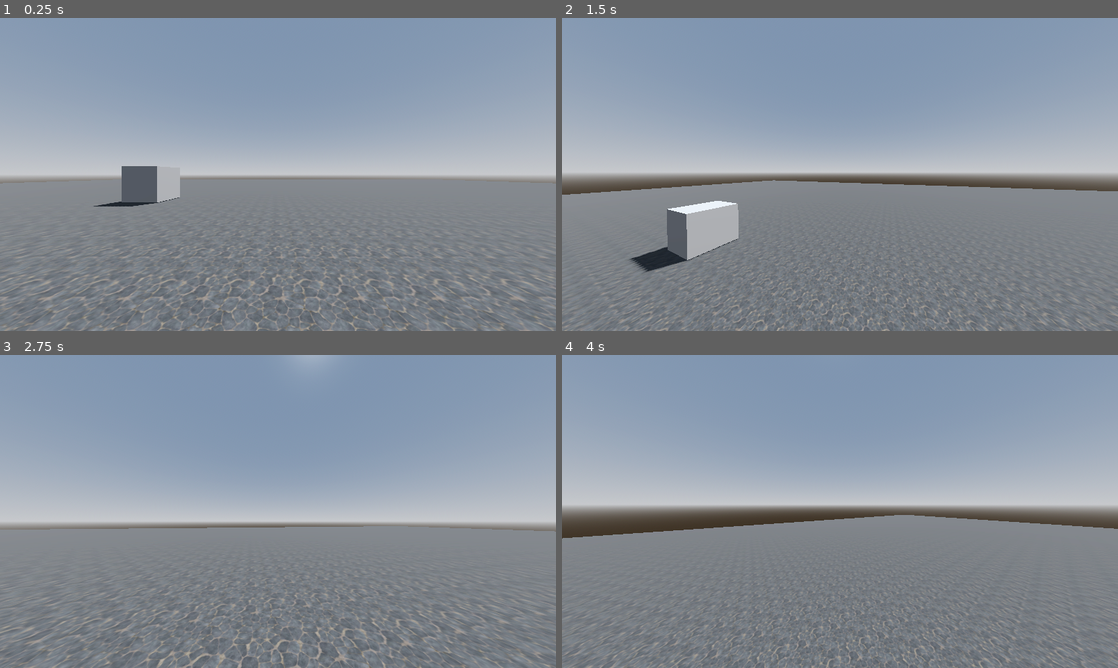
Above: before the commit, frames 1-4 (two rows, left to right).
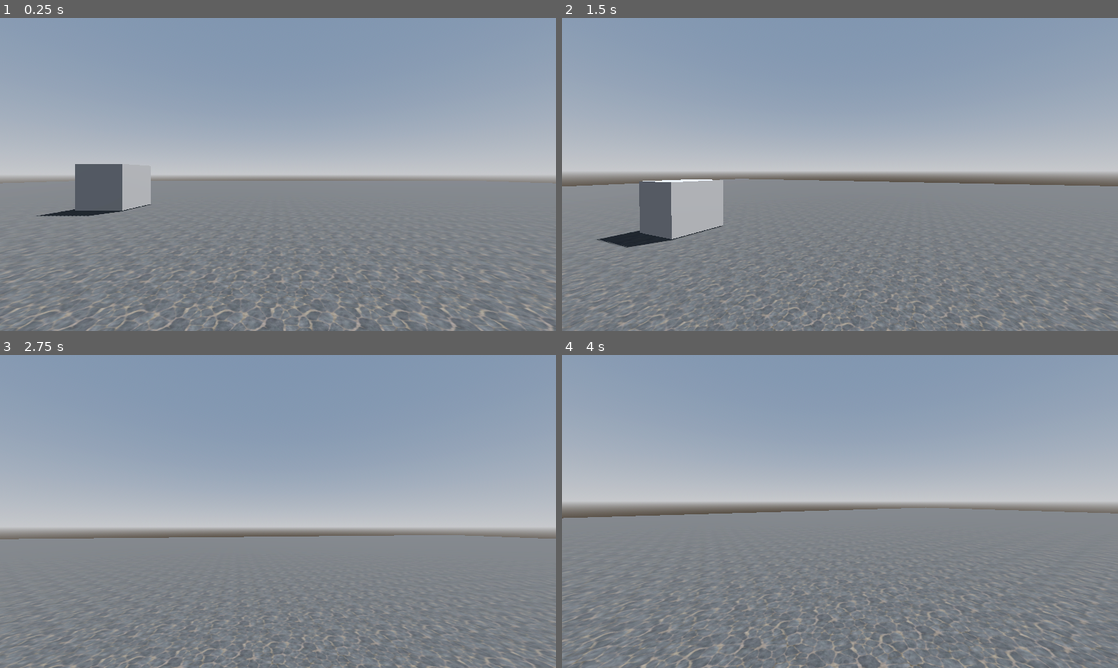
Above: after the commit, the same moments.

Repository: Kmagameguy/FPS-Test
Game: Godot game, scene res://Scenes/world.tscn
Same seed, same stepped clock (60 frames per second), same inputs: the game is played once before the commit and once after it.
Inputs (mouse positions are in pixels of both pictures, inside the frame that each line leads up to):
- Up to frame 1 (0.25 s): no input
- Up to frame 2 (1.5 s): move the mouse to (867, 174) at 0.52 s; hold Shift (sprint) 0.53-1.28 s; hold W (forward) from 0.53 s (still down); tap Space (jump) at 0.77, 1.07 s; tap Ctrl (tiptoe) at 0.8, 1.35 s; move the mouse to (812, 174) at 1.27 s
- Up to frame 3 (2.75 s): keep holding W (forward); tap Space (jump) at 1.52, 1.55, 1.82, 2.1 s; move the mouse to (289, 505) at 2.02 s; hold Shift (sprint) from 2.03 s (still down)
- Up to frame 4 (4 s): keep holding W (forward); move the mouse to (834, 517) at 2.77 s; release Shift (sprint) at 2.78 s; tap Shift (sprint) at 2.85 s; tap Space (jump) at 3.02, 3.32, 3.77, 3.8 s; tap Ctrl (tiptoe) at 3.05 s; move the mouse to (878, 514) at 3.52 s; hold Ctrl (tiptoe) from 3.53 s (still down)

The runs differ from the first frame. In frame 1, 7.4% of the frame differs, in the area x 0-100%, y 46-100%; in frame 2, 7.6%; in frame 3, 7.3%; in frame 4, 9.7%, in the area x 0-100%, y 47-100%.

Commit message:
Move Most Thing to State Machine

Diff:
--- a/Scenes/player_controller.tscn
+++ b/Scenes/player_controller.tscn
@@ -1,6 +1,14 @@
-[gd_scene load_steps=4 format=3 uid="uid://7v5q1i10fneg"]
+[gd_scene load_steps=12 format=3 uid="uid://7v5q1i10fneg"]
 
 [ext_resource type="Script" path="res://Scripts/Player.gd" id="1_m2e61"]
+[ext_resource type="Script" path="res://Scripts/player_state_machine.gd" id="2_033c6"]
+[ext_resource type="Script" path="res://Scripts/player_idle_state.gd" id="3_3uyrk"]
+[ext_resource type="Script" path="res://Scripts/player_walk_state.gd" id="4_2vd8x"]
+[ext_resource type="Script" path="res://Scripts/player_tip_toe_state.gd" id="4_16a1l"]
+[ext_resource type="Script" path="res://Scripts/player_jump_state.gd" id="4_l6q85"]
+[ext_resource type="Script" path="res://Scripts/player_fall_state.gd" id="4_lomln"]
+[ext_resource type="Script" path="res://Scripts/player_sprint_state.gd" id="5_d13fw"]
+[ext_resource type="Script" path="res://Scripts/player_double_jump_state.gd" id="5_jalsx"]
 
 [sub_resource type="CapsuleMesh" id="CapsuleMesh_i5u8c"]
 
@@ -23,3 +31,28 @@
 transform = Transform3D(1, 0, 0, 0, 1, 0, 0, 0, 1, 0, 1.61846, 0.338459)
 
 [node name="PlayerView" type="Camera3D" parent="Head"]
+
+[node name="PlayerStateMachine" type="Node" parent="." node_paths=PackedStringArray("CURRENT_STATE")]
+script = ExtResource("2_033c6")
+CURRENT_STATE = NodePath("PlayerIdleState")
+
+[node name="PlayerIdleState" type="Node" parent="PlayerStateMachine"]
+script = ExtResource("3_3uyrk")
+
+[node name="PlayerFallState" type="Node" parent="PlayerStateMachine"]
+script = ExtResource("4_lomln")
+
+[node name="PlayerJumpState" type="Node" parent="PlayerStateMachine"]
+script = ExtResource("4_l6q85")
+
+[node name="PlayerDoubleJumpState" type="Node" parent="PlayerStateMachine"]
+script = ExtResource("5_jalsx")
+
+[node name="PlayerTipToeState" type="Node" parent="PlayerStateMachine"]
+script = ExtResource("4_16a1l")
+
+[node name="PlayerSprintState" type="Node" parent="PlayerStateMachine"]
+script = ExtResource("5_d13fw")
+
+[node name="PlayerWalkState" type="Node" parent="PlayerStateMachine"]
+script = ExtResource("4_2vd8x")
--- a/Scripts/Player.gd
+++ b/Scripts/Player.gd
@@ -1,12 +1,7 @@
-extends CharacterBody3D
+class_name Player extends CharacterBody3D
 
 @onready var head = $Head
 @onready var player_view = $Head/PlayerView
-
-@export var WALK_SPEED   : float = 5.0
-@export var SPRINT_SPEED : float = 7.0
-@export var TIP_TOE_SPEED: float = 2.0
-@export var JUMP_VELOCITY: float = 4.5
 @export var BOB_FREQUENCY: float = 2.0
 @export var BASE_FOV     : float = 90.0
 @export var MOUSE_SENSITIVITY: float = 0.003
@@ -18,9 +13,17 @@
 const FLOOR_VELOCITY_MULTIPLIER: float = 7.0
 const AIR_VELOCITY_MULTIPLIER  : float = 3.0
 
+const STATES: Dictionary = {
+	IDLE    = { NAME = "PlayerIdleState", ACTION = null },
+	WALK    = { NAME = "PlayerWalkState", ACTION = null },
+	SPRINT  = { NAME = "PlayerSprintState", ACTION = "sprint" },
+	TIP_TOE = { NAME = "PlayerTipToeState", ACTION = "tiptoe"},
+	JUMP    = { NAME = "PlayerJumpState", ACTION = "jump" },
+	DOUBLE_JUMP = { NAME = "PlayerDoubleJumpState", ACTION = "jump" },
+	FALL    = { NAME = "PlayerFallState", ACTION = null }
+}
+
 var _t_bob: float = 0.0
-var _speed: float = WALK_SPEED
-var _is_double_jumping: bool = false
 # Get the gravity from the project settings to be synced with RigidBody nodes.
 var _gravity: float = ProjectSettings.get_setting("physics/3d/default_gravity")
 
@@ -44,87 +47,54 @@
 	return event is InputEventMouseMotion && Input.mouse_mode == Input.MOUSE_MODE_CAPTURED
 
 func _physics_process(delta: float) -> void:
-	# Add the gravity.
-	if _is_in_air():
+	if is_in_air():
 		# We don't apply headbob while jumping/falling so
 		# take this opportunity to reset the "bob time" counter.
 		# otherwise this would keep incrementing off into infinity.
 		# Be a little more memory efficient.
 		_t_bob = lerp(_t_bob, 0.0, delta * 0.5)
-		velocity.y -= _gravity * delta
-	else:
-		_is_double_jumping = false
-
-	# Handle jump.
-	# TODO: This won't let you double jump if you have just fallen off a ledge;
-	# you'll only be able to jump once
-	# Fix that.
-	if Input.is_action_just_pressed("jump") && is_on_floor():
-		velocity.y = JUMP_VELOCITY
-	elif Input.is_action_just_pressed("jump") && !_is_double_jumping:
-		if velocity.y <= JUMP_VELOCITY:
-			_is_double_jumping = true
-			# TODO: constantize these values of 1.5 and 5.  Not really sure how to calculate proper
-			# values for these inputs, just went off of in-game "feel" for the current values.
-			# TODO: Double jumping feels a bit floaty right now, especially when sprinting.
-			# Might need to back off these values a bit or consider whether double jump should be
-			# disabled when sprinting?
-			velocity.y = clamp(JUMP_VELOCITY * 1.5, JUMP_VELOCITY, 5)
 
 	# Get the input direction and handle the movement/deceleration.
-	var _input_dir: Vector2 = Input.get_vector("left", "right", "forward", "backward")
-	var _direction: Vector3 = (head.transform.basis * Vector3(_input_dir.x, 0, _input_dir.y)).normalized()
-
-	# I think this method of movement control is kinda broken.  Think there needs to be a separation of
-	# concerns between input (new/existing) and inertia.
-	# E.g. can't easily continue moving in a vector based on airspeed AND prevent user input from
-	# initiating sprint, for example, mid-air.
-	_update_velocity(_direction, delta)
+	# TODO: get rid of this commented code.  Keeping it here for now because it's a bit different
+	# than what's in the update_input method below.  need to test to see if there's any
+	# measurable difference between the implementations.
+	#var _input_dir: Vector2 = Input.get_vector("left", "right", "forward", "backward")
+	#var _direction: Vector3 = (head.transform.basis * Vector3(_input_dir.x, 0, _input_dir.y)).normalized()
 
 	# Head bob
+	# TODO: this is kinda broken, need to figure out a good way to fix it.
 	_t_bob += delta * velocity.length() * float(is_on_floor())
 
 	player_view.transform.origin = _headbob(_t_bob)
-	player_view.fov = lerp(player_view.fov, _calculate_fov(), delta * 8.0)
+	#player_view.fov = lerp(player_view.fov, _calculate_fov(_current_speed), delta * 0.8)
 
-	move_and_slide()
-
-func _update_velocity(direction: Vector3, delta: float) -> void:
-
-	_speed = _set_movement_speed()
-
-	if direction:
-		velocity.x = direction.x * _speed
-		velocity.z = direction.z * _speed
-	else:
-		var _multiplier: float = AIR_VELOCITY_MULTIPLIER if _is_in_air() else FLOOR_VELOCITY_MULTIPLIER
-		var _new_vector: Vector3 = Vector3.ZERO
-		_new_vector.x = lerp(velocity.x, direction.x * _speed, delta * _multiplier)
-		_new_vector.y = velocity.y
-		_new_vector.z = lerp(velocity.z, direction.z * _speed, delta * _multiplier)
-		velocity = _new_vector
-
-func _set_movement_speed() -> float:
-	# Avoid letting the player change between walking and sprinting while in the air.
-	if _is_in_air():
-		return _speed
-
-	if Input.is_action_pressed("sprint"):
-		return SPRINT_SPEED
-
-	if Input.is_action_pressed("tiptoe"):
-		return TIP_TOE_SPEED
-
-	return	WALK_SPEED
-
-func _is_in_air() -> bool:
+func is_in_air() -> bool:
 	return !is_on_floor()
 
-func _calculate_fov() -> float:
-	return BASE_FOV + FOV_MULTIPLIER * clamp(velocity.length(), 0.5, _speed * 2)
+func _calculate_fov(speed: float) -> float:
+	return BASE_FOV + FOV_MULTIPLIER * clamp(velocity.length(), 0.5, speed * 2)
 
 func _headbob(time: float) -> Vector3:
 	var pos: Vector3 = Vector3.ZERO
 	pos.y = sin(time * BOB_FREQUENCY) * BOB_AMPLIFICATION
 	pos.x = cos(time * BOB_FREQUENCY / 2) * BOB_AMPLIFICATION
 	return pos
+
+func update_gravity(delta: float) -> void:
+	velocity.y -= _gravity * delta
+
+func update_input(speed: float, acceleration: float, deceleration: float) -> void:
+	var _input_dir: Vector2 = Input.get_vector("left", "right", "forward", "backward")
+	var _direction: Vector3 = (head.transform.basis * Vector3(_input_dir.x, 0, _input_dir.y)).normalized()
+
+	if _direction:
+		velocity.x = lerp(velocity.x, _direction.x * speed, acceleration)
+		velocity.z = lerp(velocity.z, _direction.z * speed, acceleration)
+	else:
+		var current_velocity = Vector3(velocity.x, velocity.y, velocity.z)
+		var temp_vector = move_toward(Vector3(velocity.x, velocity.y, velocity.z).length(), 0, deceleration)
+		velocity.x = current_velocity.normalized().x * temp_vector
+		velocity.z = current_velocity.normalized().z * temp_vector
+
+func update_velocity() -> void:
+	move_and_slide()
--- /dev/null
+++ b/Scripts/player_double_jump_state.gd
@@ -0,0 +1,25 @@
+class_name PlayerDoubleJumpState extends PlayerMovementState
+
+@export var SPEED        : float = 6.5
+@export var ACCELERATION : float = 0.1
+@export var DECELERATION : float = 0.25
+@export var JUMP_VELOCITY: float = 4.5
+@export_range(0.5, 1.0, 0.01) var INPUT_REDUCER: float = 0.85
+
+func enter(_previous_state: PlayerState) -> void:
+	PLAYER.velocity.y = JUMP_VELOCITY
+
+func update(delta: float) -> void:
+	PLAYER.update_gravity(delta)
+	PLAYER.update_input(SPEED * INPUT_REDUCER, ACCELERATION, DECELERATION)
+	PLAYER.update_velocity()
+
+	if Input.is_action_just_released(PLAYER.STATES.JUMP.ACTION):
+		if PLAYER.velocity.y > 0:
+			PLAYER.velocity.y = PLAYER.velocity.y / 2.0
+
+	if PLAYER.is_on_floor():
+		transition.emit(PLAYER.STATES.IDLE.NAME)
+
+	if PLAYER.velocity.y < -3.0 && PLAYER.is_in_air():
+		transition.emit(PLAYER.STATES.FALL.NAME)
--- /dev/null
+++ b/Scripts/player_fall_state.gd
@@ -0,0 +1,25 @@
+class_name PlayerFallingState extends PlayerMovementState
+
+@export var SPEED: float = 6.0
+@export var ACCELERATION: float = 0.1
+@export var DECELERATION: float = 0.25
+
+var _previous_state: PlayerState
+
+func enter(previous_state: PlayerState) -> void:
+	_previous_state = previous_state
+
+func update(delta: float) -> void:
+	PLAYER.update_gravity(delta)
+	PLAYER.update_input(SPEED, ACCELERATION, DECELERATION)
+	PLAYER.update_velocity()
+
+	if Input.is_action_just_pressed(PLAYER.STATES.JUMP.ACTION) && _not_previously_jumping():
+		transition.emit(PLAYER.STATES.JUMP.NAME)
+
+	if PLAYER.is_on_floor():
+		transition.emit(PLAYER.STATES.IDLE.NAME)
+
+func _not_previously_jumping():
+	return !(_previous_state is PlayerJumpState ||
+				_previous_state is PlayerDoubleJumpState)
--- /dev/null
+++ b/Scripts/player_idle_state.gd
@@ -0,0 +1,19 @@
+class_name PlayerIdleState extends PlayerMovementState
+
+@export var SPEED       : float = 5.0
+@export var ACCELERATION: float = 0.1
+@export var DECELERATION: float = 0.25
+
+func update(delta: float) -> void:
+	PLAYER.update_gravity(delta)
+	PLAYER.update_input(SPEED, ACCELERATION, DECELERATION)
+	PLAYER.update_velocity()
+
+	if PLAYER.velocity.length() > 0.0 && PLAYER.is_on_floor():
+		transition.emit(PLAYER.STATES.WALK.NAME)
+
+	if Input.is_action_just_pressed(PLAYER.STATES.JUMP.ACTION) && PLAYER.is_on_floor():
+		transition.emit(PLAYER.STATES.JUMP.NAME)
+
+	if PLAYER.velocity.y < -3.0 && PLAYER.is_in_air():
+		transition.emit(PLAYER.STATES.FALL.NAME)
--- /dev/null
+++ b/Scripts/player_jump_state.gd
@@ -0,0 +1,28 @@
+class_name PlayerJumpState extends PlayerMovementState
+
+@export var SPEED        : float = 6.5
+@export var ACCELERATION : float = 0.1
+@export var DECELERATION : float = 0.25
+@export var JUMP_VELOCITY: float = 4.5
+@export_range(0.5, 1.0, 0.01) var INPUT_REDUCER: float = 0.85
+
+func enter(_previous_state: PlayerState) -> void:
+	PLAYER.velocity.y = JUMP_VELOCITY
+
+func update(delta: float) -> void:
+	PLAYER.update_gravity(delta)
+	PLAYER.update_input(SPEED * INPUT_REDUCER, ACCELERATION, DECELERATION)
+	PLAYER.update_velocity()
+
+	if Input.is_action_just_released(PLAYER.STATES.JUMP.ACTION):
+		if PLAYER.velocity.y > 0:
+			PLAYER.velocity.y = PLAYER.velocity.y / 2.0
+
+	if Input.is_action_just_pressed(PLAYER.STATES.DOUBLE_JUMP.ACTION) && PLAYER.is_in_air():
+		transition.emit(PLAYER.STATES.DOUBLE_JUMP.NAME)
+
+	if PLAYER.is_on_floor():
+		transition.emit(PLAYER.STATES.IDLE.NAME)
+
+	if PLAYER.velocity.y < -4.0 && PLAYER.is_in_air():
+		transition.emit(PLAYER.STATES.FALL.NAME)
--- /dev/null
+++ b/Scripts/player_movement_state.gd
@@ -0,0 +1,7 @@
+class_name PlayerMovementState extends PlayerState
+
+var PLAYER: Player
+
+func _ready() -> void:
+	await owner.ready
+	PLAYER = owner as Player
--- /dev/null
+++ b/Scripts/player_sprint_state.gd
@@ -0,0 +1,19 @@
+class_name PlayerSprintState extends PlayerMovementState
+
+@export var SPEED       : float = 7.0
+@export var ACCELERATION: float = 0.1
+@export var DECELERATION: float = 0.25
+
+func update(delta: float) -> void:
+	PLAYER.update_gravity(delta)
+	PLAYER.update_input(SPEED, ACCELERATION, DECELERATION)
+	PLAYER.update_velocity()
+
+	if Input.is_action_just_released(PLAYER.STATES.SPRINT.ACTION):
+		transition.emit(PLAYER.STATES.WALK.NAME)
+
+	if Input.is_action_just_pressed(PLAYER.STATES.JUMP.ACTION) && PLAYER.is_on_floor():
+		transition.emit(PLAYER.STATES.JUMP.NAME)
+
+	if PLAYER.velocity.y < -3.0 && PLAYER.is_in_air():
+		transition.emit(PLAYER.STATES.FALL.NAME)
--- /dev/null
+++ b/Scripts/player_state.gd
@@ -0,0 +1,15 @@
+class_name PlayerState extends Node
+
+signal transition(new_state_name: StringName)
+
+func enter(_previous_state: PlayerState) -> void:
+	pass
+
+func exit() -> void:
+	pass
+
+func update(_delta: float) -> void:
+	pass
+
+func physics_update(_delta: float) -> void:
+	pass
--- /dev/null
+++ b/Scripts/player_state_machine.gd
@@ -0,0 +1,33 @@
+class_name PlayerStateMachine extends Node
+
+@export var CURRENT_STATE: PlayerState
+var states: Dictionary = {}
+
+func _ready() -> void:
+	for child in get_children():
+		if child is PlayerState:
+			states[child.name] = child
+			child.transition.connect(_on_child_transition)
+		else:
+			push_warning("State machine contains incompatible child node")
+
+	await owner.ready
+	CURRENT_STATE.enter(CURRENT_STATE)
+
+func _process(delta: float) -> void:
+	CURRENT_STATE.update(delta)
+
+func _physics_process(delta: float) -> void:
+	CURRENT_STATE.physics_update(delta)
+
+func _on_child_transition(new_state_name: StringName) -> void:
+	var new_state = states.get(new_state_name)
+	print("Entering: " + new_state.name)
+
+	if new_state != null:
+		if new_state != CURRENT_STATE:
+			CURRENT_STATE.exit()
+			new_state.enter(CURRENT_STATE)
+			CURRENT_STATE = new_state
+	else:
+		push_warning("State does not exist: " + new_state_name)
--- /dev/null
+++ b/Scripts/player_tip_toe_state.gd
@@ -0,0 +1,22 @@
+class_name PlayerTipToeState extends PlayerMovementState
+
+@export var SPEED       : float = 2.0
+@export var ACCELERATION: float = 0.1
+@export var DECELERATION: float = 0.25
+
+func update(delta: float) -> void:
+	PLAYER.update_gravity(delta)
+	PLAYER.update_input(SPEED, ACCELERATION, DECELERATION)
+	PLAYER.update_velocity()
+
+	if Input.is_action_just_released(PLAYER.STATES.TIP_TOE.ACTION):
+		transition.emit(PLAYER.STATES.WALK.NAME)
+
+	if Input.is_action_just_pressed(PLAYER.STATES.JUMP.ACTION):
+		transition.emit(PLAYER.STATES.JUMP.NAME)
+
+	if PLAYER.velocity.length() == 0.0 && PLAYER.is_on_floor():
+		transition.emit(PLAYER.STATES.IDLE.NAME)
+
+	if PLAYER.velocity.y < -3.0 && PLAYER.is_in_air():
+		transition.emit(PLAYER.STATES.FALL.NAME)
--- /dev/null
+++ b/Scripts/player_walk_state.gd
@@ -0,0 +1,25 @@
+class_name PlayerWalkState extends PlayerMovementState
+
+@export var SPEED       : float = 5.0
+@export var ACCELERATION: float = 0.1
+@export var DECELERATION: float = 0.25
+
+func update(delta: float) -> void:
+	PLAYER.update_gravity(delta)
+	PLAYER.update_input(SPEED, ACCELERATION, DECELERATION)
+	PLAYER.update_velocity()
+
+	if Input.is_action_pressed(PLAYER.STATES.SPRINT.ACTION) && PLAYER.is_on_floor():
+		transition.emit(PLAYER.STATES.SPRINT.NAME)
+
+	if Input.is_action_pressed(PLAYER.STATES.TIP_TOE.ACTION) && PLAYER.is_on_floor():
+		transition.emit(PLAYER.STATES.TIP_TOE.NAME)
+
+	if Input.is_action_pressed(PLAYER.STATES.JUMP.ACTION) && PLAYER.is_on_floor():
+		transition.emit(PLAYER.STATES.JUMP.NAME)
+
+	if PLAYER.velocity.length() == 0.0:
+		transition.emit(PLAYER.STATES.IDLE.NAME)
+
+	if PLAYER.velocity.y < -3.0 && PLAYER.is_in_air():
+		transition.emit(PLAYER.STATES.FALL.NAME)
